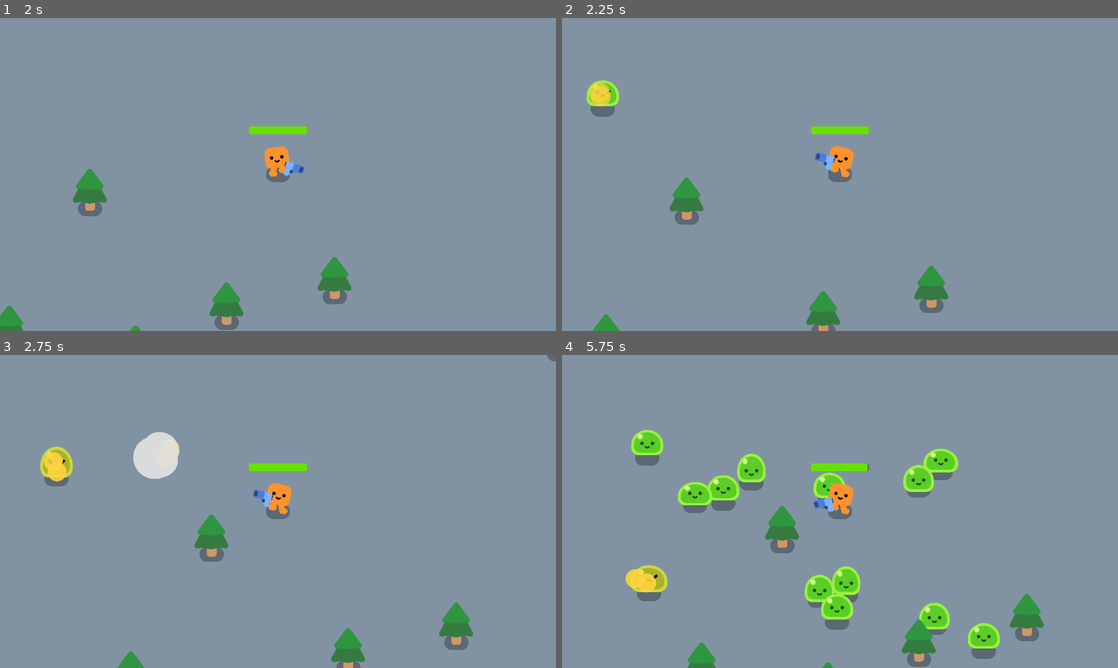
Above: before the commit, frames 1-4 (two rows, left to right).
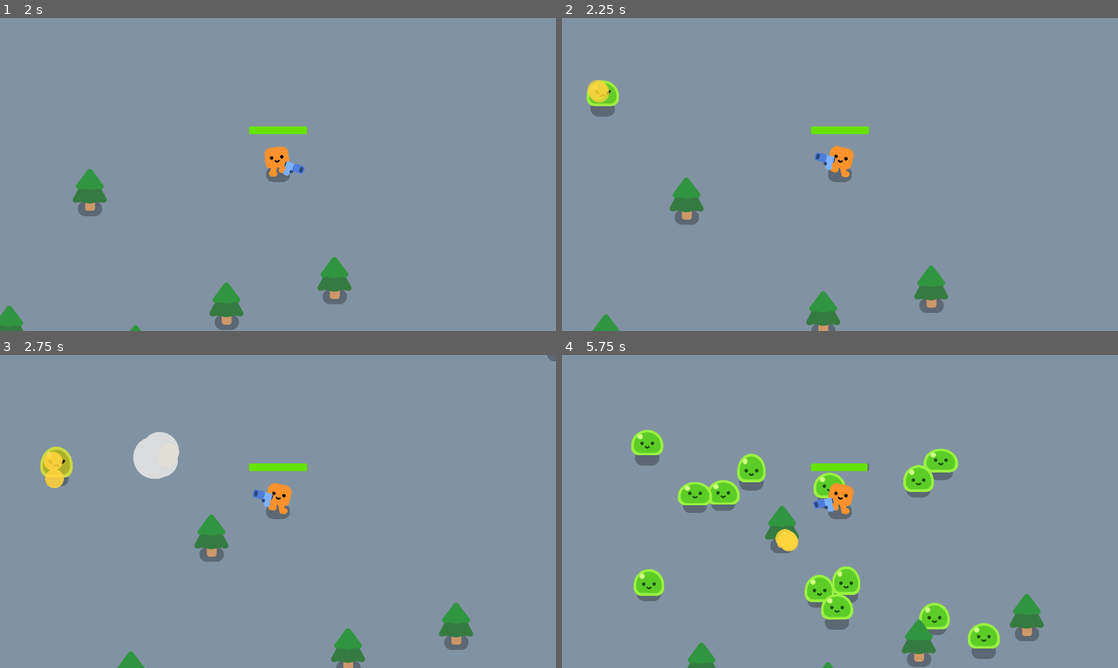
Above: after the commit, the same moments.

Repository: Technostalgic/csci4140-hw2
Game: Godot game, scene res://obj/levels/game.tscn
The game is run twice, just before and just after one commit, with the same random seed, the same clock (stepped at 60 frames per second) and the same inputs. Sound files missing from this copy of the repository are replaced by a short silence.
Inputs (mouse positions are in pixels of both pictures, inside the frame that each line leads up to):
- Up to frame 1 (2 s): tap Enter at 0.5 s; move the mouse to (250, 237) at 0.52 s; press the mouse at (250, 237) at 0.53 s; hold W (move_up) from 0.53 s (still down); move the mouse to (444, 221) at 1.27 s; release the mouse at (444, 221) at 1.28 s; click (444, 221) at 1.35 s
- Up to frame 2 (2.25 s): move the mouse to (673, 127) at 2.02 s; release W (move_up) at 2.03 s; press the mouse at (673, 127) at 2.03 s; hold A (move_left) from 2.03 s (still down)
- Up to frame 3 (2.75 s): keep holding A (move_left)
- Up to frame 4 (5.75 s): move the mouse to (867, 511) at 2.77 s; release the mouse at (867, 511) at 2.78 s; click (867, 511) at 2.85 s; move the mouse to (756, 433) at 3.52 s; release A (move_left) at 3.53 s; press the mouse at (756, 433) at 3.53 s; hold S (move_down) 3.53-4.28 s; move the mouse to (962, 495) at 4.27 s; release the mouse at (962, 495) at 4.28 s; hold D (move_right) 4.28-5.03 s; click (962, 495) at 4.35 s; move the mouse to (728, 527) at 5.02 s; press the mouse at (728, 527) at 5.03 s; hold W (move_up) from 5.03 s (still down)

Frame 1 is identical in both runs. In frame 2, 0.1% of the frame differs, in the area x 4-9%, y 19-29%; in frame 3, 0.1%; in frame 4, 1.1%, in the area x 11-43%, y 38-78%.

Commit message:
add weapon trails

Diff:
--- a/obj/weapon/shotgun.tscn
+++ b/obj/weapon/shotgun.tscn
@@ -8,10 +8,10 @@
 [node name="Shotgun" type="Node2D" unique_id=1703651934 node_paths=PackedStringArray("audio_player", "raycast", "projectile_spawnpoint", "fire_timer")]
 script = ExtResource("1_36h01")
 shoot_sound = ExtResource("4_qarfq")
+impact_effect = ExtResource("2_41mpv")
 audio_player = NodePath("AudioStreamPlayer")
 raycast = NodePath("Raycast")
 damage = 0.5
-environmental_impact_effect = ExtResource("2_41mpv")
 projectile_spawnpoint = NodePath("WeaponAnchor/ShotgunGraphic/ProjectileSpawnpoint")
 fire_timer = NodePath("FireTimer")
 fire_rate = 0.5
@@ -32,7 +32,7 @@
 position = Vector2(20, -10)
 
 [node name="Raycast" type="RayCast2D" parent="." unique_id=448148110]
-collision_mask = 2
+collision_mask = 3
 hit_from_inside = true
 
 [node name="AudioStreamPlayer" type="AudioStreamPlayer" parent="." unique_id=934029038]
--- a/src/weapon/shotgun.gd
+++ b/src/weapon/shotgun.gd
@@ -2,6 +2,7 @@
 extends Gun
 
 @export var shoot_sound: AudioStream = null
+@export var impact_effect: PackedScene = null
 @export var audio_player: AudioStreamPlayer = null
 @export var raycast: RayCast2D = null
 @export var bullets_per_shot: int = 6
@@ -9,19 +10,55 @@
 @export_range(0, 1) var evenly_spread_factor: float = 0.8
 @export var weapon_range: float = 1000
 @export var damage: float = 1
-@export var environmental_impact_effect: PackedScene = null
+@export var trail_fade_rate: float = 20
+
+var bullet_trail_pool: Array[Line2D] = []
+var _cur_trail_index: int = 0
 
 func _ready() -> void:
 	super._ready()
 	audio_player.stream = shoot_sound
+	_pool_trails()
+
+func _process(delta: float) -> void:
+	_fade_trails(delta)
+	super._process(delta)
+
+func _pool_trails() -> void:
+	_cur_trail_index = 0
+	for i in range(10):
+		var trail = Line2D.new()
+		trail.width = 3
+		trail.default_color = Color("gold")
+		trail.points = PackedVector2Array([
+			Vector2.ZERO,
+			Vector2(1, 0),
+		])
+		get_tree().root.add_child.call_deferred(trail)
+		bullet_trail_pool.push_back(trail)
+		trail.modulate.a = 0
+
+func _fade_trails(delta: float) -> void:
+	for trail in bullet_trail_pool:
+		trail.modulate.a -= delta * trail_fade_rate
+
+func get_trail() -> Line2D:
+	_cur_trail_index += 1
+	if _cur_trail_index >= bullet_trail_pool.size():
+		_cur_trail_index = 0
+	return bullet_trail_pool[_cur_trail_index]
 
 func _fire_shot(direction: float):
 	var endpoint = Vector2.from_angle(direction - projectile_spawnpoint.global_rotation) * weapon_range
+	if projectile_spawnpoint.global_scale.y < 0:
+		endpoint.y *= -1
 	raycast.target_position = endpoint
 	raycast.force_raycast_update()
 
+	var trail_length := weapon_range
 	if raycast.is_colliding():
 		var hit_obj := raycast.get_collider()
+		var hit_point :=  raycast.get_collision_point()
 		if hit_obj is Mob:
 			var mob := hit_obj as Mob
 			if mob.health <= 0:
@@ -30,9 +67,19 @@
 				return
 			mob.take_damage(damage)
 
-		var impact := environmental_impact_effect.instantiate() as Node2D
+		trail_length = hit_point.distance_to(raycast.global_position)
+
+		# create impact effect
+		var impact := impact_effect.instantiate() as Node2D
 		get_tree().root.add_child(impact)
-		impact.global_position = raycast.get_collision_point()
+		impact.global_position = hit_point
+
+	# create bullet trail
+	var trail = get_trail()
+	trail.global_position = raycast.global_position
+	trail.global_rotation = direction
+	trail.scale.x = trail_length
+	trail.modulate.a = 1
 
 func fire():
 	audio_player.play()
